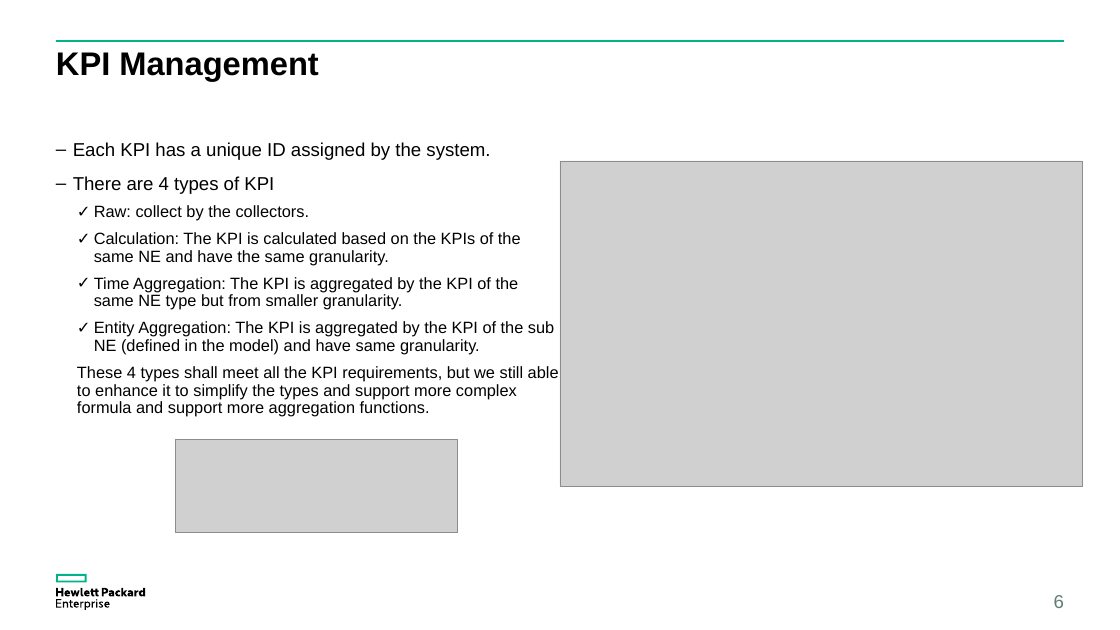
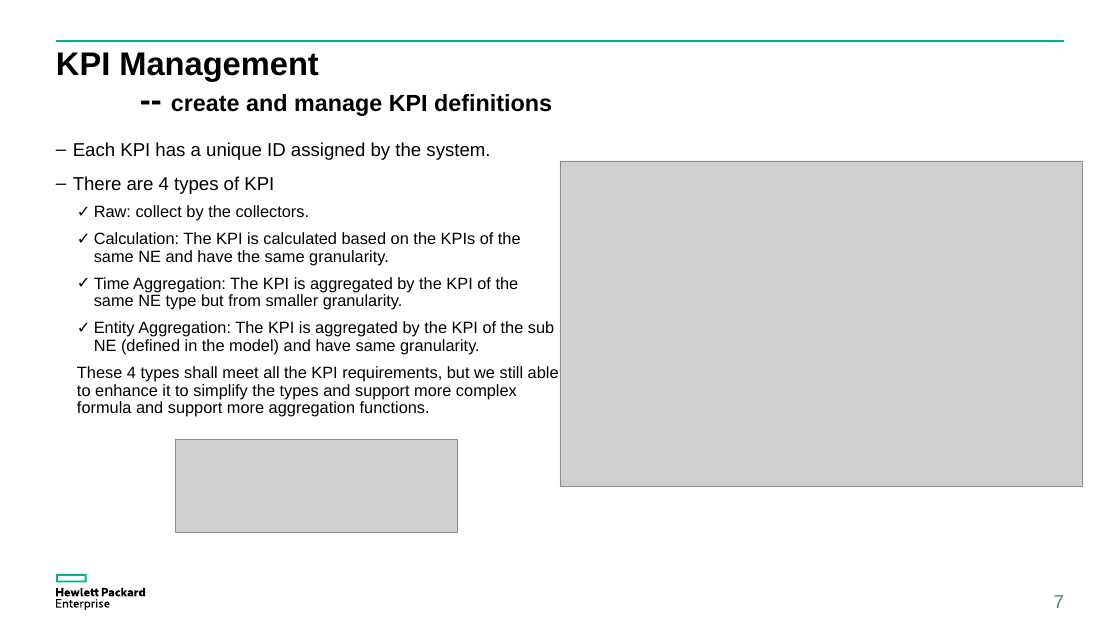
Before and after one commit to yzgang76/MPM, a slide deck: slide 7 of doc/MPM idea.pptx (slide 6 before the commit). Drawn at 1120x630 pixels with LibreOffice and Linux fonts; fonts in the diff are those of the drawing; grey boxes stand for pictures. Boxes give left, top, right and bottom in pixels: in the first picture for what was removed or moved away, otherwise in the second. Text is boxed around its words. In the diff, an @@ line names an element or a change of style, - is before the commit and + after.

```diff
--- a/doc/MPM idea.pptx
+++ b/doc/MPM idea.pptx
@@ title at (56, 52, 552, 116): text changed; size 28 to 20 pt @@
-KPI Management
+KPI Management
+-- create and manage KPI definitions
@@ page number at (1054, 595, 1064, 608): text changed @@
-6
+7
```
Also in this commit, not shown: 3 other slides changed, 1 slide added.
